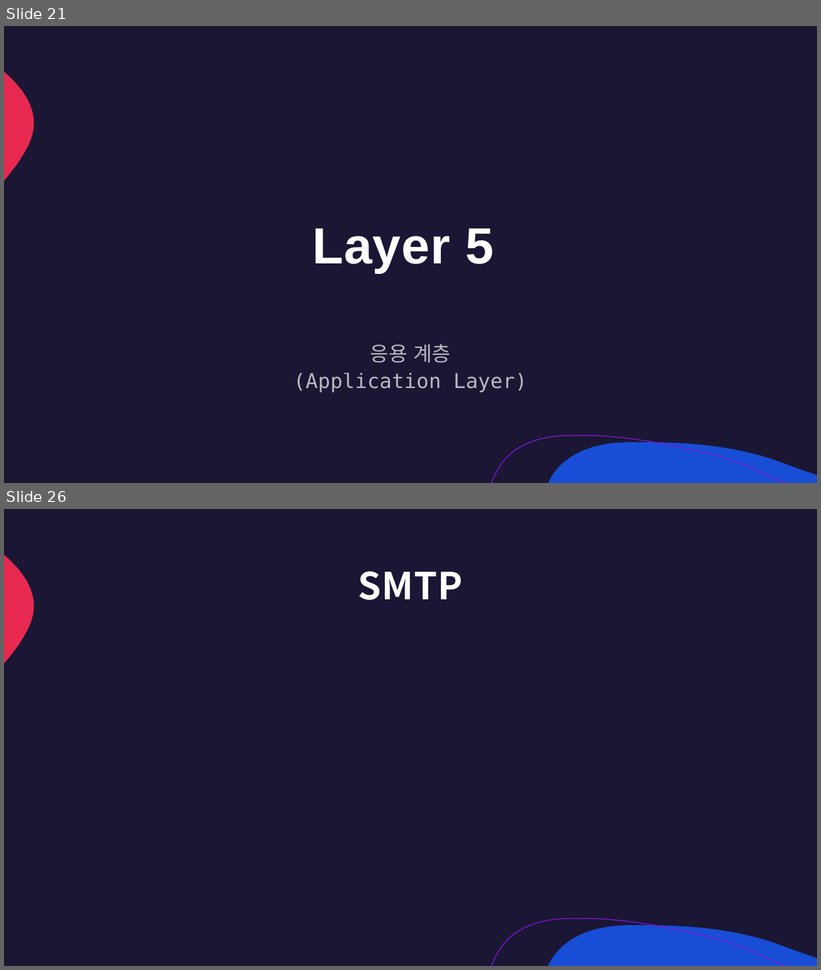
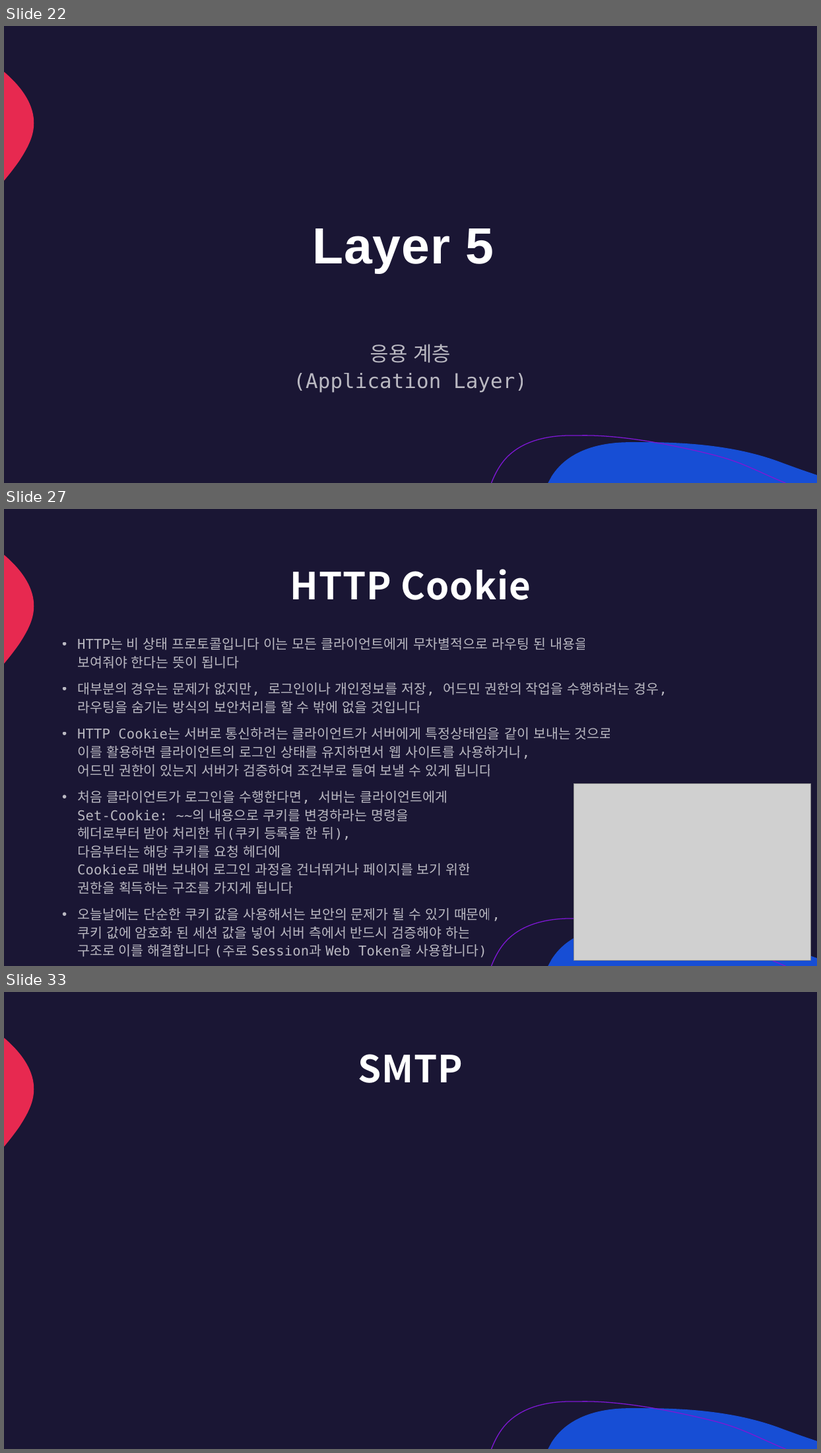
Before and after one commit to lumen4723/2024_network, a slide deck: 1.pptx. Shown one above the other, each under a label of ours: slides 21 and 26 before the commit, slides 22, 27 and 33 after it; the slides between them are not shown. The pictures are 821x970 and 821x1453 pixels, drawn with LibreOffice and Linux fonts; fonts in the diff are those of the drawing; grey boxes stand for pictures. Boxes give left, top, right and bottom in pixels: in the first picture for what was removed or moved away, otherwise in the second. Text is boxed around its words. In the diff, an @@ line names an element or a change of style, - is before the commit and + after.

```diff
--- a/1.pptx
+++ b/1.pptx
@@ slide 27 added at (4,509,817,966), background #1A1634; not listed: 3 template elements that a slide beside it also shows @@
@@ title added at (290,569,531,600), 44 pt, text #FFFFFF, bold @@
+HTTP Cookie
@@ text added at (77,638,667,958), 16 pt, text #FFFFFF at 70% opacity @@
+• HTTP는 비 상태 프로토콜입니다 이는 모든 클라이언트에게 무차별적으로 라우팅 된 내용을
+  보여줘야 한다는 뜻이 됩니다
+• 대부분의 경우는 문제가 없지만, 로그인이나 개인정보를 저장, 어드민 권한의 작업을 수행하려는 경우,
+  라우팅을 숨기는 방식의 보안처리를 할 수 밖에 없을 것입니다
+• HTTP Cookie는 서버로 통신하려는 클라이언트가 서버에게 특정상태임을 같이 보내는 것으로
+  이를 활용하면 클라이언트의 로그인 상태를 유지하면서 웹 사이트를 사용하거나,
+  어드민 권한이 있는지 서버가 검증하여 조건부로 들여 보낼 수 있게 됩니다
+• 처음 클라이언트가 로그인을 수행한다면, 서버는 클라이언트에게
+  Set-Cookie: ~~의 내용으로 쿠키를 변경하라는 명령을
+  헤더로부터 받아 처리한 뒤(쿠키 등록을 한 뒤),
+  다음부터는 해당 쿠키를 요청 헤더에
+  Cookie로 매번 보내어 로그인 과정을 건너뛰거나 페이지를 보기 위한
+  권한을 획득하는 구조를 가지게 됩니다
+• 오늘날에는 단순한 쿠키 값을 사용해서는 보안의 문제가 될 수 있기 때문에,
+  쿠키 값에 암호화 된 세션 값을 넣어 서버 측에서 반드시 검증해야 하는
+  구조로 이를 해결합니다 (주로 Session과 Web Token을 사용합니다)
@@ picture added at (574,784,811,961) @@
@@ what was slide 21 is now slide 22 @@
@@ what was slide 26 is now slide 33 @@
```
Also in this commit, not shown: 11 slides changed, 13 other slides added, 15 slides removed, 1 other file.
